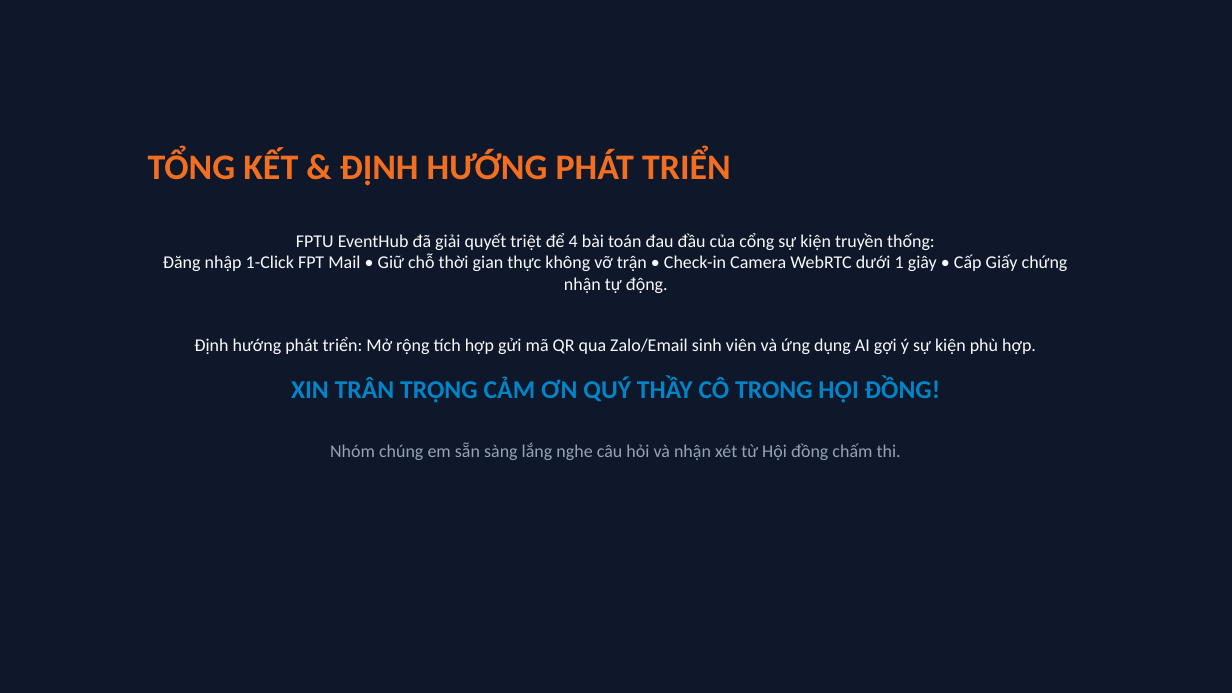
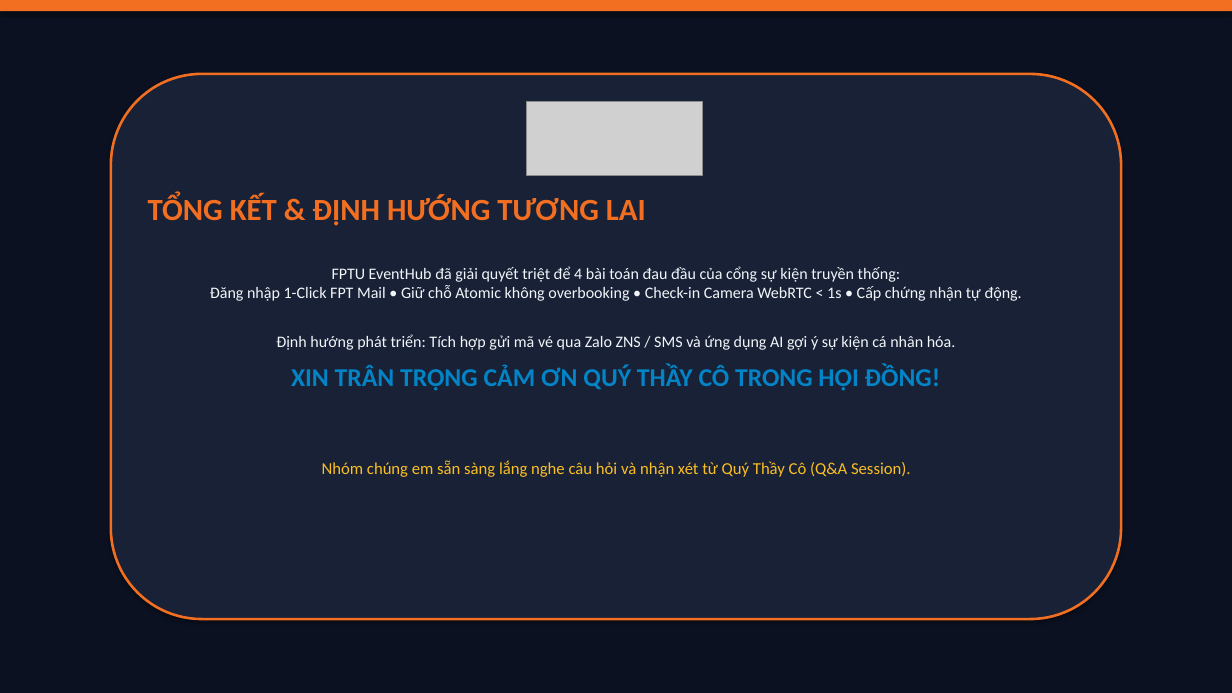
Before and after one commit to CongDung0506/FPTU-EventHub, a slide deck: slide 26 of SLIDE_THUYET_TRINH_FPTU_EVENTHUB.pptx. Drawn at 1232x693 pixels with LibreOffice and Linux fonts; fonts in the diff are those of the drawing; grey boxes stand for pictures. Boxes give left, top, right and bottom in pixels: in the first picture for what was removed or moved away, otherwise in the second. Text is boxed around its words. In the diff, an @@ line names an element or a change of style, - is before the commit and + after.

Commit message:
feat(slides): redesign presentation deck to Canva aesthetic with 26 high-impact slides, visual metric cards, embedded event photos, and battle boards

```diff
--- a/SLIDE_THUYET_TRINH_FPTU_EVENTHUB.pptx
+++ b/SLIDE_THUYET_TRINH_FPTU_EVENTHUB.pptx
@@ rectangle at box(0, 0, 1232, 693): fill #0F172A to #0B1120 @@
@@ rectangle added at box(0, 0, 1232, 11), fill #F26F21 @@
@@ rounded rectangle added at box(111, 74, 1121, 619), fill #182135, outline #F26F21 2 pt @@
@@ picture added at box(527, 102, 702, 176) @@
@@ text at box(148, 194, 1022, 477): text changed; size 14 to 12.5 pt; text colour #F8FAFC to #F1F5F9 @@
-TỔNG KẾT & ĐỊNH HƯỚNG PHÁT TRIỂN
-FPTU EventHub đã giải quyết triệt để 4 bài toán đau đầu của cổng sự kiện truyền thống:
-Đăng nhập 1-Click FPT Mail • Giữ chỗ thời gian thực không vỡ trận • Check-in Camera WebRTC dưới 1 giây • Cấp Giấy chứng nhận tự động.
-Định hướng phát triển: Mở rộng tích hợp gửi mã QR qua Zalo/Email sinh viên và ứng dụng AI gợi ý sự kiện phù hợp.
-XIN TRÂN TRỌNG CẢM ƠN QUÝ THẦY CÔ TRONG HỘI ĐỒNG!
-Nhóm chúng em sẵn sàng lắng nghe câu hỏi và nhận xét từ Hội đồng chấm thi.
+TỔNG KẾT & ĐỊNH HƯỚNG TƯƠNG LAI
+FPTU EventHub đã giải quyết triệt để 4 bài toán đau đầu của cổng sự kiện truyền thống:
+Đăng nhập 1-Click FPT Mail • Giữ chỗ Atomic không overbooking • Check-in Camera WebRTC < 1s • Cấp chứng nhận tự động.
+Định hướng phát triển: Tích hợp gửi mã vé qua Zalo ZNS / SMS và ứng dụng AI gợi ý sự kiện cá nhân hóa.
+XIN TRÂN TRỌNG CẢM ƠN QUÝ THẦY CÔ TRONG HỘI ĐỒNG!
+Nhóm chúng em sẵn sàng lắng nghe câu hỏi và nhận xét từ Quý Thầy Cô (Q&A Session).
```
Also in this commit, not shown: 23 other slides changed, 2 slides added, 2 slides removed, 2 other files.
